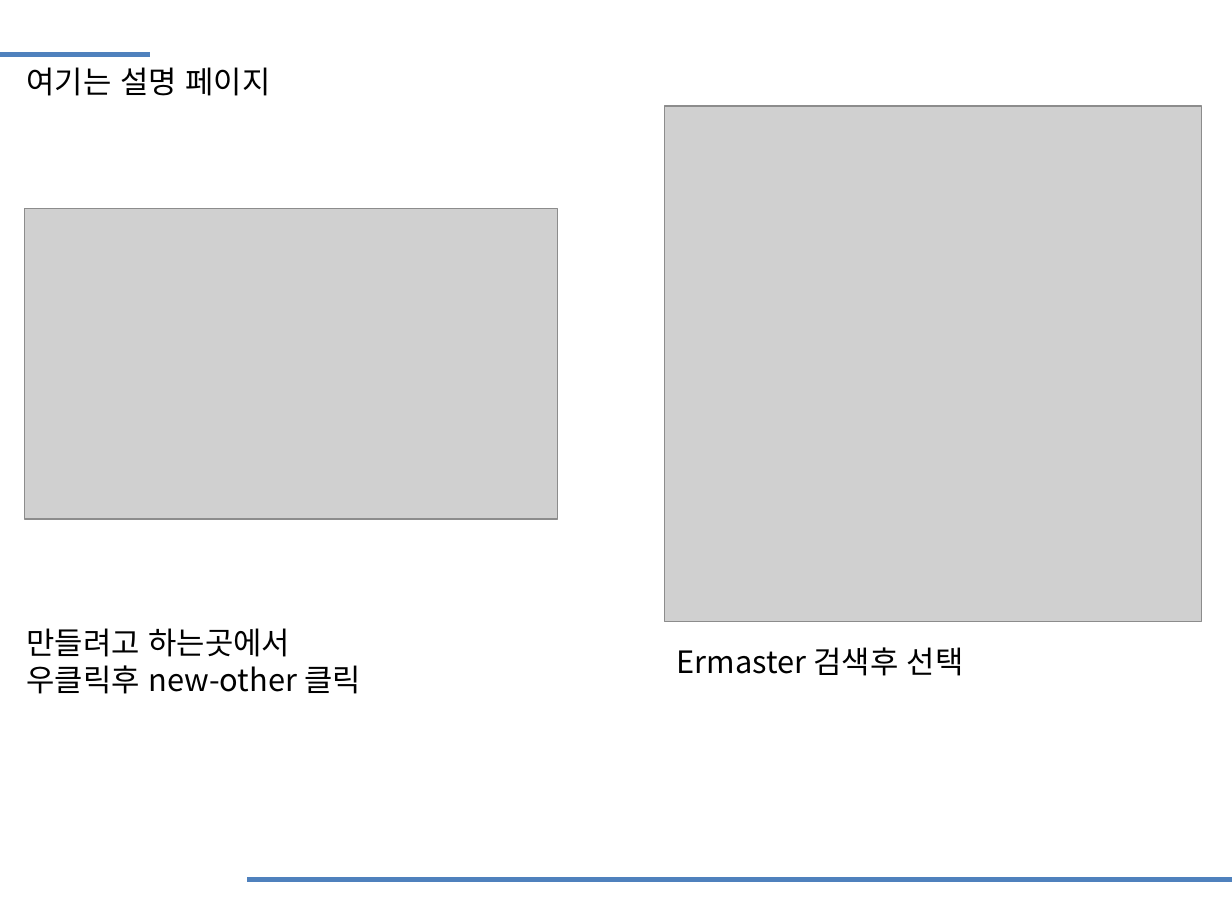
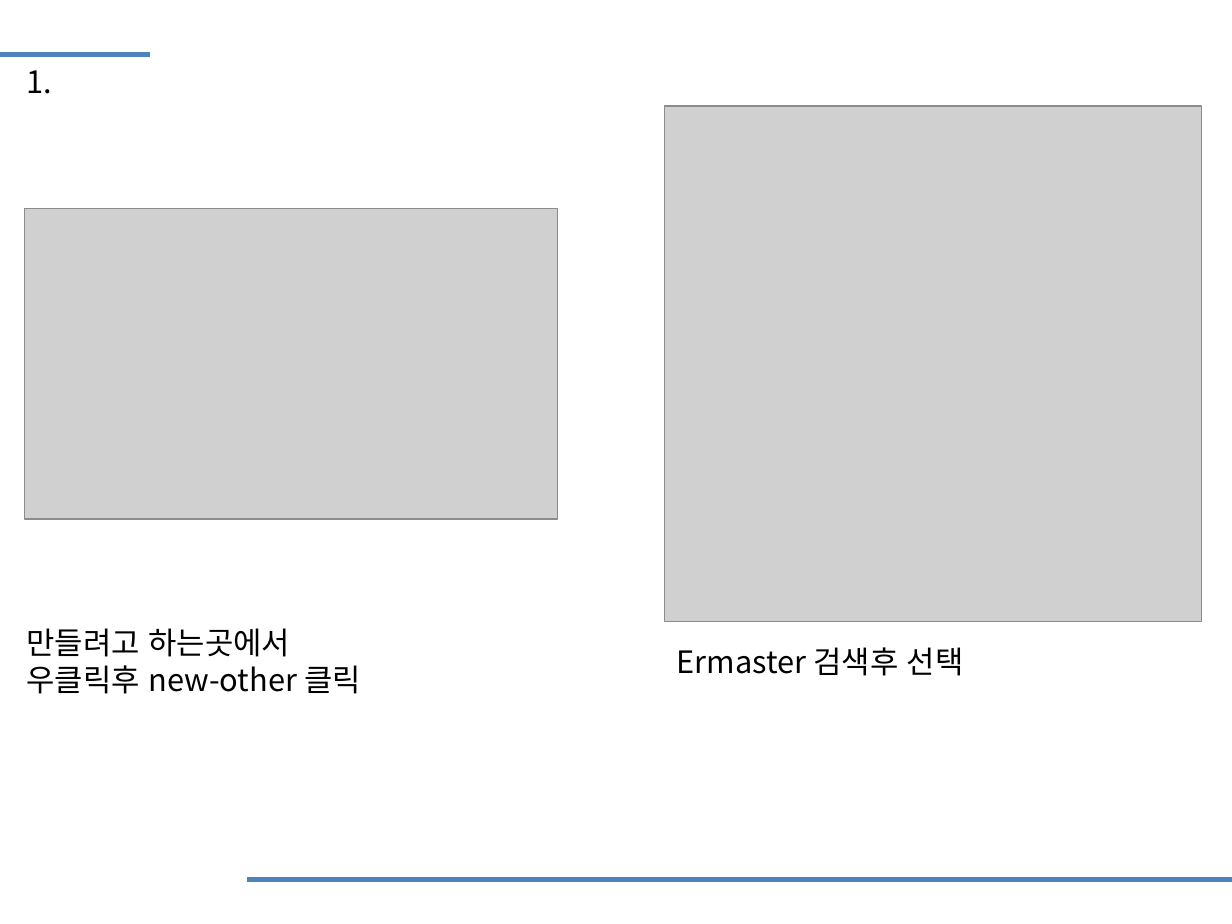
Before and after one commit to moon70717/iot_spring, a slide deck: slide 6 of iot_spring2/src/main/webapp/WEB-INF/views/db/ermaster/ermaster_ppt.pptx. Drawn at 1232x924 pixels with LibreOffice and Linux fonts; fonts in the diff are those of the drawing; grey boxes stand for pictures. Boxes give left, top, right and bottom in pixels: in the first picture for what was removed or moved away, otherwise in the second. Text is boxed around its words. In the diff, an @@ line names an element or a change of style, - is before the commit and + after.

```diff
--- a/iot_spring2/src/main/webapp/WEB-INF/views/db/ermaster/ermaster_ppt.pptx
+++ b/iot_spring2/src/main/webapp/WEB-INF/views/db/ermaster/ermaster_ppt.pptx
@@ text at (x1=27, y1=70, x2=53, y2=94): text changed @@
-여기는 설명 페이지
+1.
```
Also in this commit, not shown: 4 other slides changed, 1 slide removed, 6 other files.
